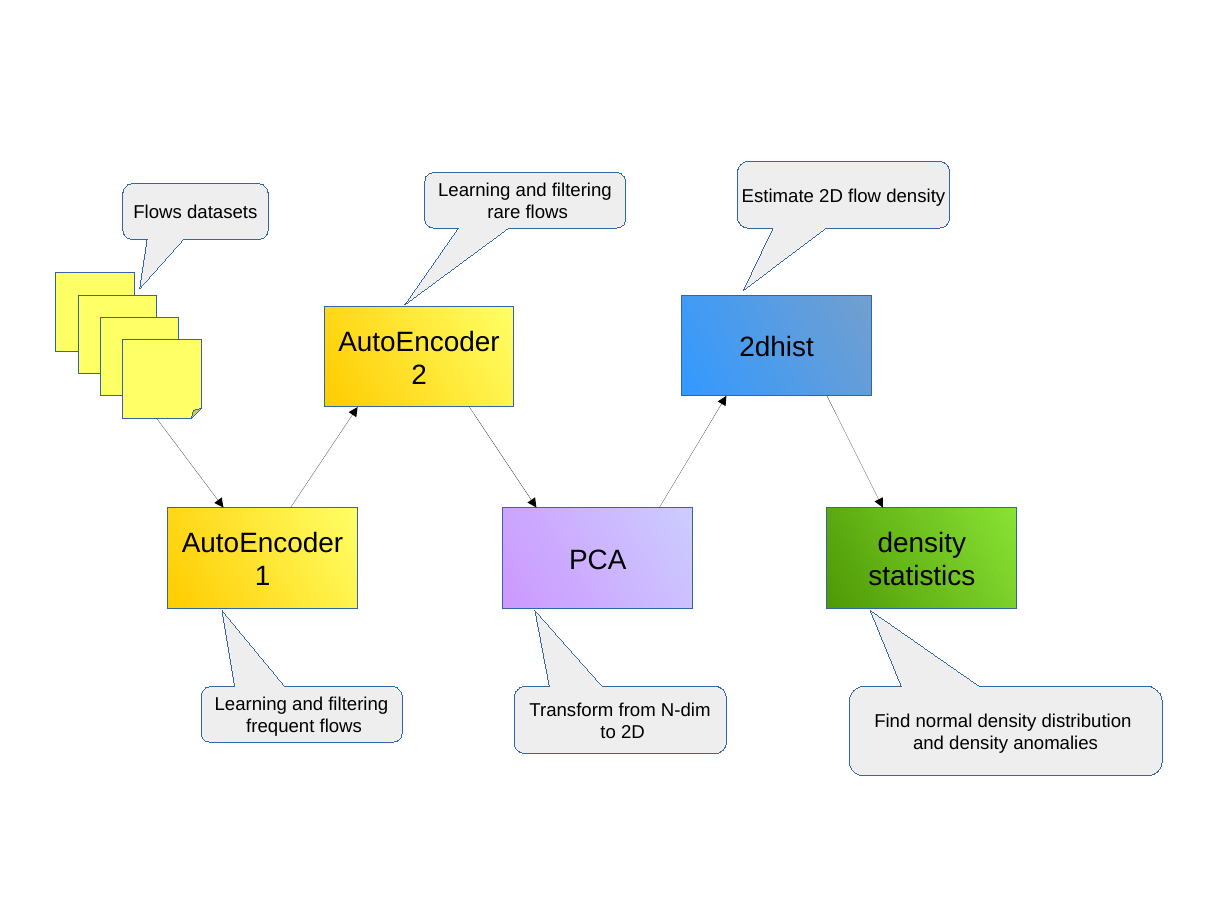
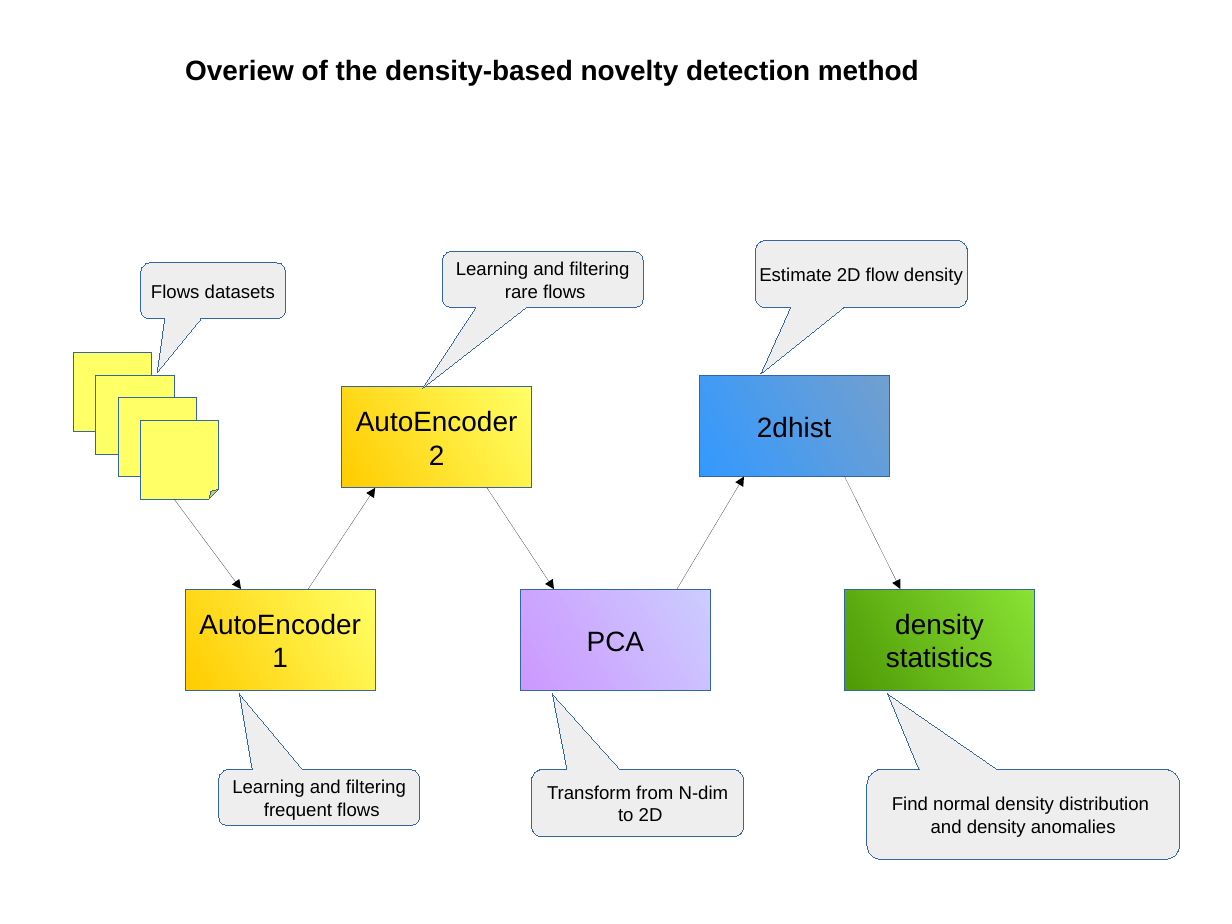
Before and after one commit to damomeen/machine_learning_various, a slide deck: slide 2 of Density anomalities.odp (slide 1 before the commit). Drawn at 1232x924 pixels with LibreOffice and Linux fonts; fonts in the diff are those of the drawing. Boxes give left, top, right and bottom in pixels: in the first picture for what was removed or moved away, otherwise in the second. Text is boxed around its words. In the diff, an @@ line names an element or a change of style, - is before the commit and + after.

```diff
--- a/Density anomalities.odp
+++ b/Density anomalities.odp
@@ text added at box(185, 59, 919, 85), 18 pt, text #000000, bold @@
+Overiew of the density-based novelty detection method
@@ folded corner: place and size @@
-folded corner at box(123, 340, 201, 418)
+folded corner at box(74, 353, 152, 433)
@@ folded corner: place and size @@
-folded corner at box(101, 318, 179, 396)
+folded corner at box(96, 376, 174, 455)
@@ folded corner: place and size @@
-folded corner at box(78, 295, 157, 373)
+folded corner at box(119, 398, 197, 477)
@@ proportions changed in 8 elements at box(756, 240, 968, 307), box(443, 252, 644, 307), box(141, 263, 286, 319), box(219, 769, 420, 825), box(532, 769, 745, 836), box(868, 769, 1181, 860), box(74, 353, 152, 433), box(141, 420, 219, 500) @@
@@ folded corner: place and size @@
-folded corner at box(56, 273, 134, 351)
+folded corner at box(141, 420, 219, 500)
@@ 5 rectangles, 3 rounded speech boxes, 2 arrows: place and size @@
-5 rectangles, 3 rounded speech boxes, 2 arrows at box(123, 161, 1017, 608)
+5 rectangles, 3 rounded speech boxes, 2 arrows at box(141, 240, 1035, 691)
@@ 3 arrows: place and size @@
-3 arrows at box(157, 396, 727, 508)
+3 arrows at box(174, 476, 745, 589)
@@ 3 rounded speech boxes: place and size @@
-3 rounded speech boxes at box(201, 686, 1163, 776)
+3 rounded speech boxes at box(219, 769, 1181, 860)
```
Also in this commit, not shown: 4 other slides changed, 1 slide added, 2 other files.
